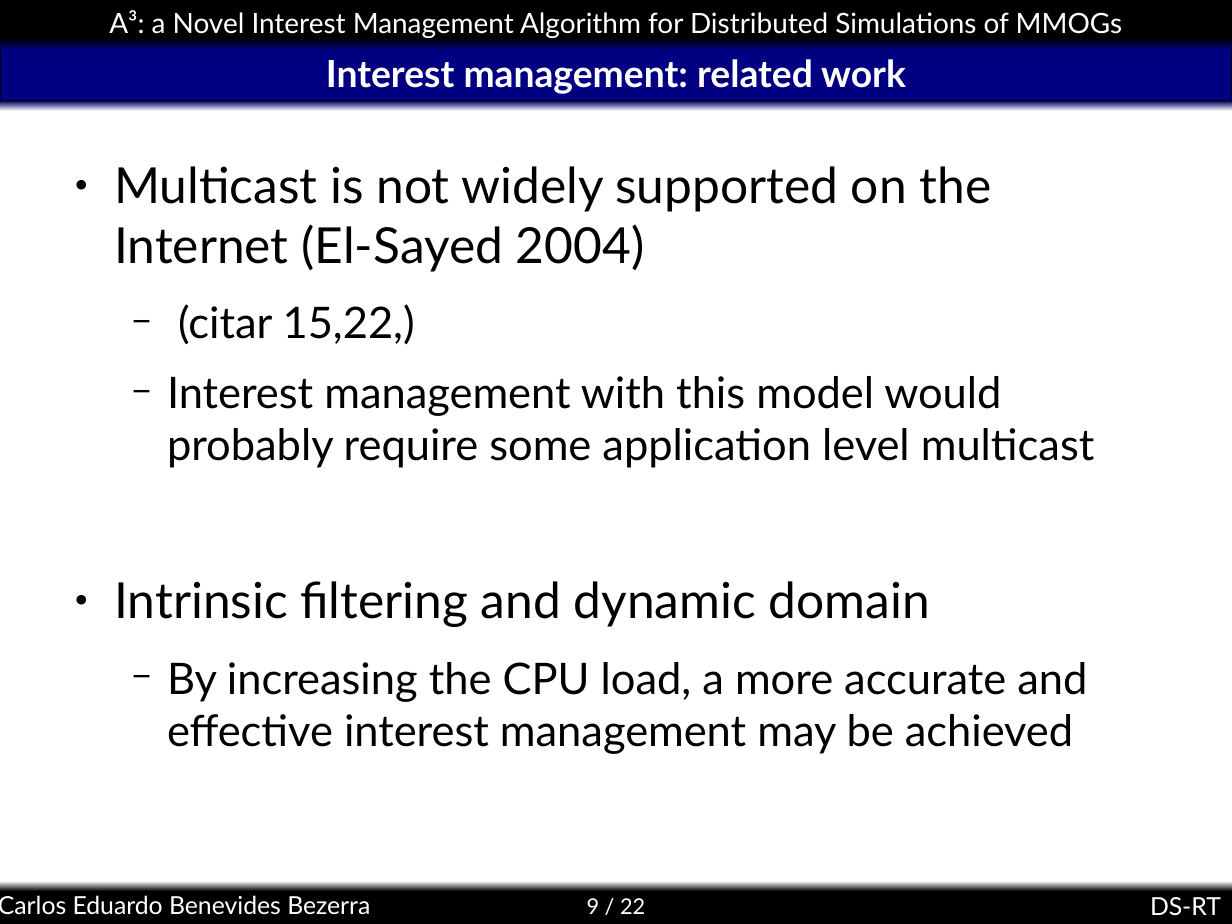
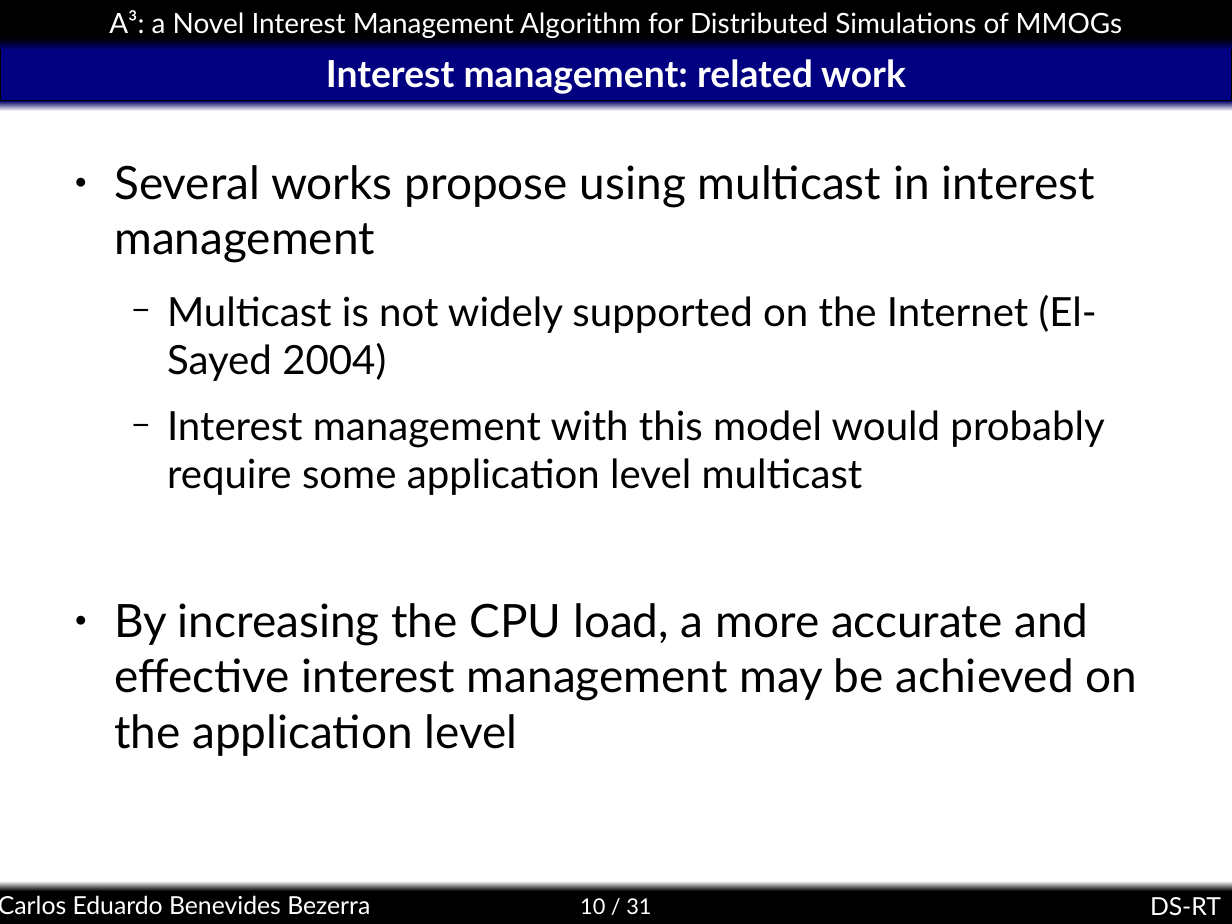
Before and after one commit to kdubezerra/kdubezerra, a slide deck: slide 10 of textos/dsrt/a3slides.ppt (slide 9 before the commit). Drawn at 1232x924 pixels with LibreOffice and Linux fonts; fonts in the diff are those of the drawing; background and template pictures are left out. Boxes give left, top, right and bottom in pixels: in the first picture for what was removed or moved away, otherwise in the second. Text is boxed around its words. In the diff, an @@ line names an element or a change of style, - is before the commit and + after.

```diff
--- a/textos/dsrt/a3slides.ppt
+++ b/textos/dsrt/a3slides.ppt
@@ text at (114, 165, 1094, 263): paragraph added @@
+● Several works propose using multicast in interest management
@@ text at (167, 295, 1104, 495): size 32 to 25.9 pt in "Multicast is not widely supported on the ..."; size 28 to 25.9 pt in "Interest management with this model would probably ..."; bullet ● to −; list level 1 to 2 in "Multicast is not widely supported ..." @@
@@ text at (178, 304, 415, 344): paragraph removed @@
-  − (citar 15,22,)
@@ text at (114, 603, 1138, 756): text changed; size 28 to 29.6 pt @@
-● Intrinsic filtering and dynamic domain
-  − By increasing the CPU load, a more accurate and effective interest management may be achieved
+● By increasing the CPU load, a more accurate and effective interest management may be achieved on the application level
@@ page number at (580, 898, 651, 914): text changed @@
-9 / 22
+10 / 31
```
Also in this commit, not shown: 14 other slides changed, 4 slides added, 4 slides removed.
